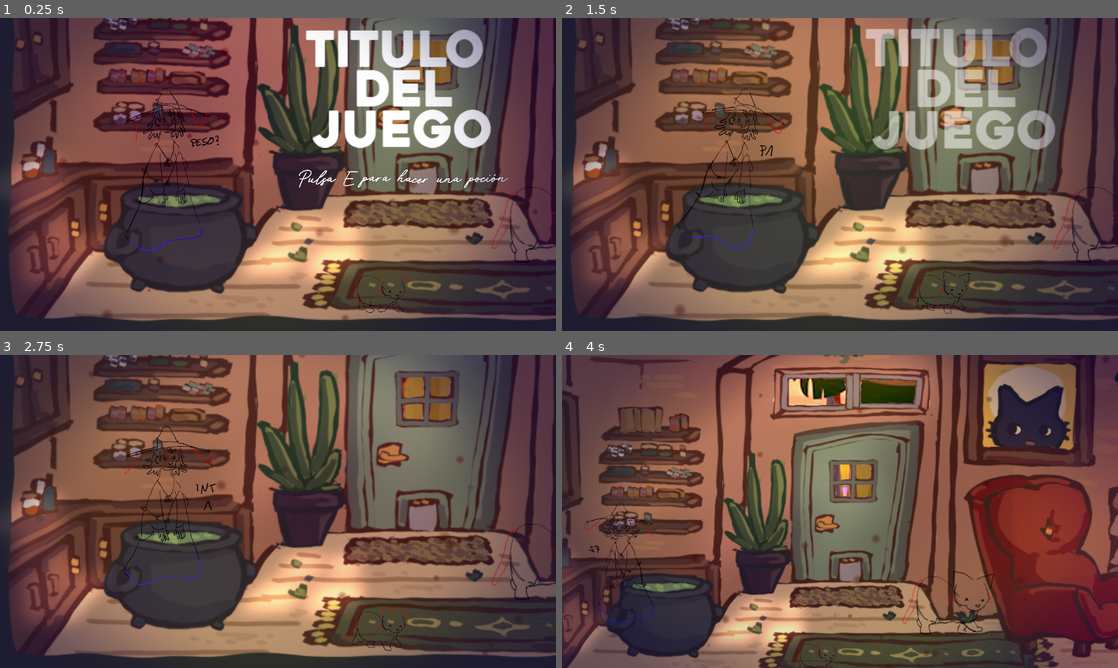
Above: before the commit, frames 1-4 (two rows, left to right).
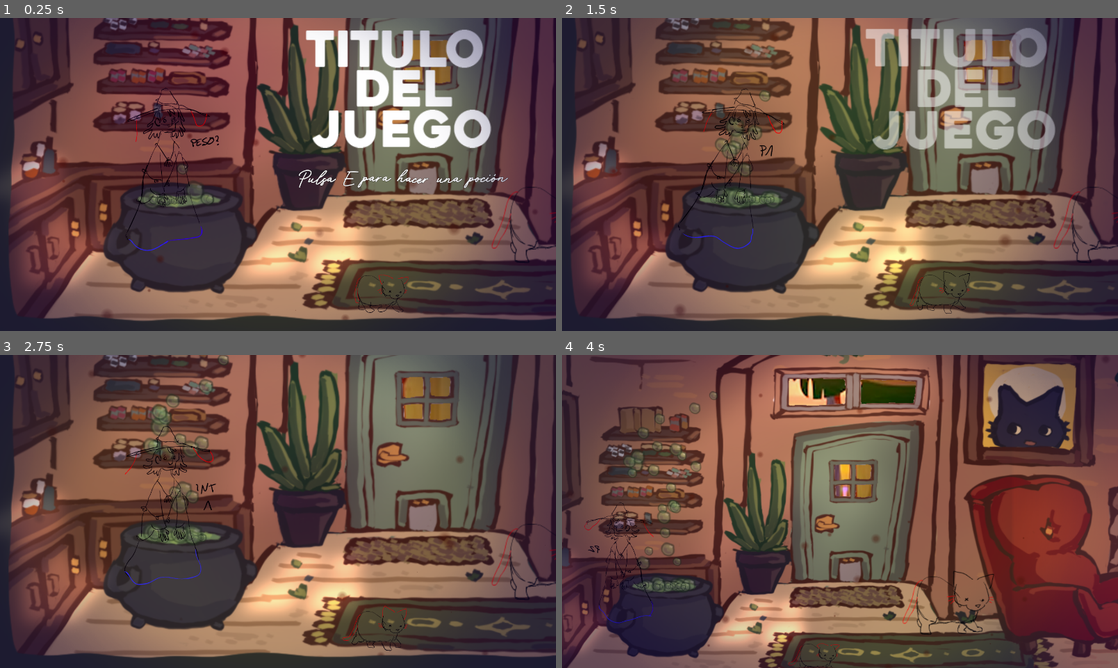
Above: after the commit, the same moments.

Repository: Mapachana/GlobalGameJam25
Game: Godot game, scene res://Scenes/Main.tscn
The game is run twice, just before and just after one commit, with the same random seed, the same clock (stepped at 60 frames per second) and the same inputs. Sound files missing from this copy of the repository are replaced by a short silence.
Inputs:
- Up to frame 1 (0.25 s): no input
- Up to frame 2 (1.5 s): tap E at 0.5, 1.25 s; hold Right (ui_right) 0.53-1.28 s; tap Enter (ui_accept) at 0.77 s; hold Down (ui_down) from 1.28 s (still down)
- Up to frame 3 (2.75 s): tap Enter (ui_accept) at 1.52 s; release Down (ui_down) at 2.03 s; hold Right (ui_right) from 2.03 s (still down)
- Up to frame 4 (4 s): release Right (ui_right) at 2.78 s; hold Up (ui_up) 2.78-3.53 s; tap Enter (ui_accept) at 3.02, 3.77 s; hold Left (ui_left) from 3.53 s (still down)

The runs differ from the first frame. In frame 1, 0.3% of the frame differs, in the area x 25-39%, y 46-61%; in frame 2, 0.9%; in frame 3, 1.3%, in the area x 25-79%, y 0-96%; in frame 4, 1.0%.

Commit message:
sfdsgkjdfshg

Diff:
--- a/ggj2025/Scenes/Main.tscn
+++ b/ggj2025/Scenes/Main.tscn
@@ -9,6 +9,7 @@
 [ext_resource type="Script" path="res://Scenes/PJ.gd" id="4_hxefk"]
 [ext_resource type="Texture2D" uid="uid://ch5mkjvvi1dmw" path="res://Images/cosas salon/caldero.png" id="5_0lyv4"]
 [ext_resource type="Texture2D" uid="uid://bgrjt4dgkhlwf" path="res://Images/pj IDLE/idle0001.png" id="6_2dvtn"]
+[ext_resource type="Texture2D" uid="uid://cposuctfed6fi" path="res://Images/cosas salon/burbuja.png" id="6_cppaw"]
 [ext_resource type="Texture2D" uid="uid://ctg3m3wjs3nwm" path="res://Images/cosas salon/cuadro.png" id="6_p13jp"]
 [ext_resource type="Texture2D" uid="uid://dspvcvriqgq6r" path="res://Images/cosas salon/fuego animacion/fuego 1.png" id="7_hjuh5"]
 [ext_resource type="Texture2D" uid="uid://22fqkovei0yb" path="res://Images/pj IDLE/idle0002.png" id="7_mx3v3"]
@@ -77,6 +78,10 @@
 
 [sub_resource type="Curve" id="Curve_dxhqh"]
 _data = [Vector2(0.103704, 0.266768), 0.0, 0.0, 0, 0, Vector2(0.52963, 0.980183), 0.0, 0.0, 0, 0]
+point_count = 2
+
+[sub_resource type="Curve" id="Curve_lo312"]
+_data = [Vector2(0.422794, 0.342145), 0.0, 0.0, 0, 0, Vector2(1, 1), 0.0, 0.0, 0, 0]
 point_count = 2
 
 [sub_resource type="SpriteFrames" id="SpriteFrames_5rmxy"]
@@ -494,6 +499,43 @@
 scale_amount_max = 3.0
 scale_amount_curve = SubResource("Curve_dxhqh")
 color = Color(0.309804, 0.309804, 0.309804, 0.168627)
+
+[node name="burbujas" type="CPUParticles2D" parent="Salon"]
+position = Vector2(-485.814, 203)
+amount = 30
+lifetime = 6.0
+explosiveness = 0.16
+randomness = 0.15
+texture = ExtResource("6_cppaw")
+emission_shape = 1
+emission_sphere_radius = 40.0
+direction = Vector2(0, -1)
+spread = 20.0
+gravity = Vector2(0, 0)
+initial_velocity_min = 50.0
+initial_velocity_max = 100.0
+scale_amount_min = 0.5
+color = Color(1, 1, 1, 0.470588)
+
+[node name="burbujas2" type="CPUParticles2D" parent="Salon"]
+position = Vector2(-485.814, 234)
+amount = 30
+lifetime = 0.5
+explosiveness = 0.16
+randomness = 0.15
+lifetime_randomness = 0.5
+texture = ExtResource("6_cppaw")
+emission_shape = 3
+emission_rect_extents = Vector2(40, 1)
+direction = Vector2(0, -1)
+spread = 20.0
+gravity = Vector2(0, 0)
+initial_velocity_min = 10.0
+initial_velocity_max = 20.0
+scale_amount_min = 0.8
+scale_amount_max = 1.2
+scale_amount_curve = SubResource("Curve_lo312")
+color = Color(1, 1, 1, 0.470588)
 
 [node name="SalonBorde" type="Sprite2D" parent="Salon"]
 z_index = 1
@@ -579,6 +621,14 @@
 scale_amount_max = 2.0
 scale_amount_curve = SubResource("Curve_dxhqh")
 color = Color(0.309804, 0.309804, 0.309804, 0.168627)
+
+[node name="Cuencos" type="Sprite2D" parent="."]
+position = Vector2(2711, 728)
+texture = ExtResource("17_0b3ln")
+
+[node name="Escoba" type="Sprite2D" parent="."]
+position = Vector2(2629, 299)
+texture = ExtResource("18_7h1ok")
 
 [node name="CieloPlaceholder" type="Sprite2D" parent="."]
 position = Vector2(1985, -1417)
@@ -655,7 +705,7 @@
 anim = 2
 
 [node name="Obj3" parent="." instance=ExtResource("8_nq87s")]
-position = Vector2(2741, 761)
+position = Vector2(2711, 728)
 imagen = ExtResource("17_0b3ln")
 anim = 3
 
Binary file changed: ggj2025/Images/cocina/cocina fondo.png
Binary file added: ggj2025/Images/cosas salon/burbuja.png
Not shown, added: ggj2025/Images/cosas salon/burbuja.png.import
Not shown: 3 places in ggj2025/Scenes/Main.tscn that only renumber resources
